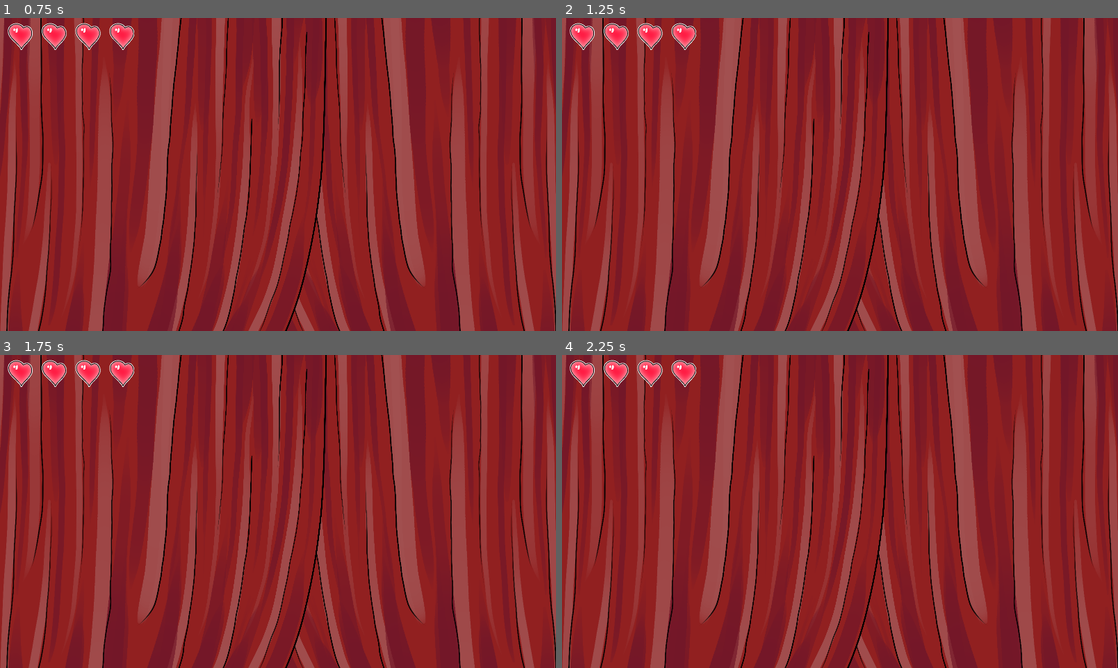
Above: before the commit, frames 1-4 (two rows, left to right).
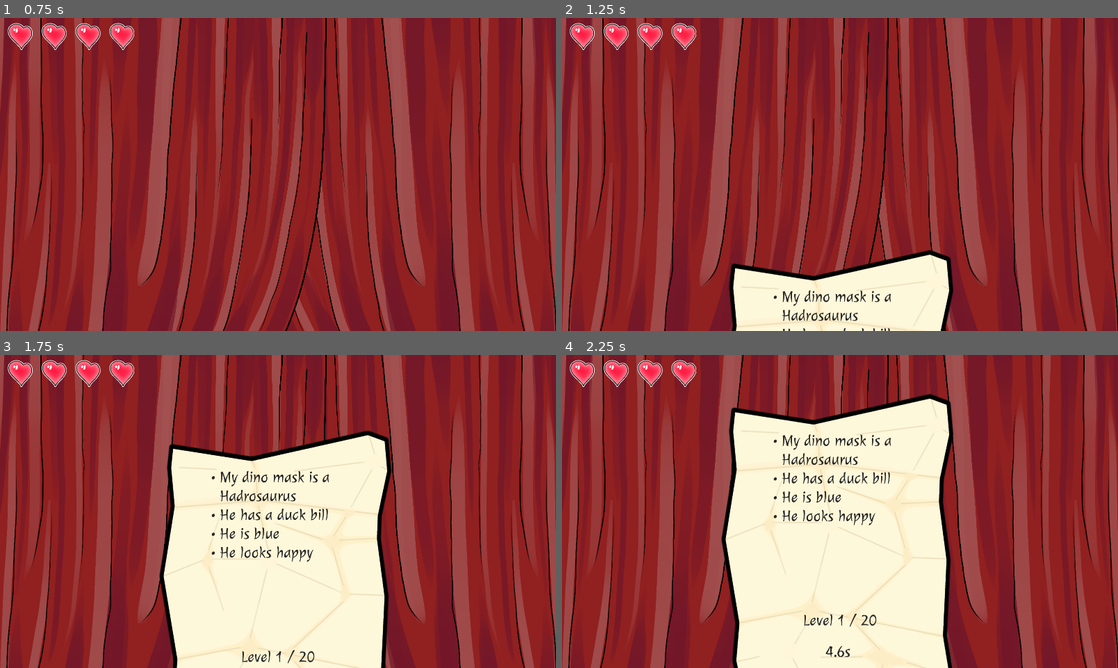
Above: after the commit, the same moments.

Repository: ValetNoir/ggj_2026
Game: Godot game, scene res://scenes/game.tscn
The game is run twice, just before and just after one commit, with the same random seed, the same clock (stepped at 60 frames per second) and the same inputs.
Inputs (mouse positions are in pixels of both pictures, inside the frame that each line leads up to):
- Up to frame 1 (0.75 s): click "Play" at 0.5 s
- Up to frame 2 (1.25 s): no input
- Up to frame 3 (1.75 s): tap Enter at 1.25 s; move the mouse to (400, 495) at 1.27 s; click (400, 495) at 1.42 s
- Up to frame 4 (2.25 s): move the mouse to (728, 527) at 2.02 s; click (728, 527) at 2.17 s

Frame 1 is identical in both runs. In frame 2, 8.4% of the frame differs, in the area x 30-71%, y 74-100%; in frame 3, 28%; in frame 4, 33%, in the area x 28-71%, y 12-100%.
Error before the commit: Cannot call method 'hide' on a null value. (res://scripts/game.gd:89)

Commit message:
last sfx

Diff:
--- a/scenes/game.tscn
+++ b/scenes/game.tscn
@@ -34,12 +34,16 @@
 [ext_resource type="PackedScene" uid="uid://cbnk1b7crmvpp" path="res://scenes/upper_menu.tscn" id="30_wljb1"]
 [ext_resource type="LabelSettings" uid="uid://dqpe5etala8ng" path="res://ressources/themes/game_over_label.tres" id="31_js0lu"]
 [ext_resource type="Texture2D" uid="uid://d31ero2p8t5yd" path="res://assets/ui/papier_froisse.png" id="32_gxtfn"]
+[ext_resource type="FontFile" uid="uid://m33ipl5yk6bl" path="res://ressources/fonts/Julee-Regular.ttf" id="32_twgab"]
 [ext_resource type="PackedScene" uid="uid://bpjlypaco6u3g" path="res://scenes/audio_manager.tscn" id="35_gxtfn"]
 
 [sub_resource type="Theme" id="Theme_qouja"]
 
 [sub_resource type="Theme" id="Theme_js0lu"]
-Button/font_sizes/font_size = 50
+Button/colors/font_outline_color = Color(0, 0, 0, 1)
+Button/constants/outline_size = 12
+Button/font_sizes/font_size = 80
+Button/fonts/font = ExtResource("32_twgab")
 
 [node name="Game" type="Node2D" unique_id=607520342]
 script = ExtResource("1_uwrxv")
@@ -176,6 +180,7 @@
 label_settings = ExtResource("31_js0lu")
 
 [node name="PlayButton" type="Button" parent="CanvasLayer/TitleMenu" unique_id=1878440867]
+custom_minimum_size = Vector2(300, 100)
 layout_mode = 1
 anchors_preset = 8
 anchor_left = 0.5
@@ -193,6 +198,7 @@
 
 [node name="Lore" type="Control" parent="CanvasLayer/TitleMenu" unique_id=1939744134]
 unique_name_in_owner = true
+visible = false
 anchors_preset = 0
 offset_left = 502.0
 offset_top = 37.0
--- a/scripts/curtains.gd
+++ b/scripts/curtains.gd
@@ -7,11 +7,12 @@
 	pass
 
 func close_curtains() -> void:
+	SignalBus.play_sfx.emit(SignalBus.SFX.CLOSE_CURTAIN)
 	await _set_curtains_closed(true)
 
 func open_curtains() -> void:
+	SignalBus.play_sfx.emit(SignalBus.SFX.OPEN_CURTAIN)
 	await _set_curtains_closed(false)
-
 
 func _set_curtains_closed(closed: bool) -> void:
 	var target_position: Vector2 = Vector2.ZERO
--- a/scripts/game.gd
+++ b/scripts/game.gd
@@ -11,7 +11,7 @@
 @onready var game_over_menu: Control = %GameOverMenu
 @onready var title_menu: Control = %TitleMenu
 @onready var lore: Control = %Lore
-@onready var level_counter: RichTextLabel = $CanvasLayer/LevelCounter
+@onready var level_counter: RichTextLabel = $CanvasLayer/InfoFlash/LevelCounter
 
 signal level_loaded(level_index: int, levels_count: int)
 
--- a/scripts/info_flash.gd
+++ b/scripts/info_flash.gd
@@ -18,6 +18,7 @@
 	show()
 	var tween1 = get_tree().create_tween()
 	tween1.tween_property(self, 'position', Vector2.ZERO, tween_duration)
+	SignalBus.play_sfx.emit(SignalBus.SFX.HINT)
 	await tween1.finished
 	timer_label.show()
 	timer.wait_time = duration
@@ -27,6 +28,7 @@
 	var tween2 = get_tree().create_tween()
 	tween2.tween_property(self, 'position', offset, tween_duration)
 	tween2.tween_callback(hide)
+	SignalBus.play_sfx.emit(SignalBus.SFX.HINT)
 	await tween2.finished
 
 func _gui_input(event: InputEvent) -> void:
@@ -38,64 +40,65 @@
 
 func set_description(description: Description):
 	var text: String = ""
-	#text += str("[ul]")
+	var line_break = str("
+")
 	match description.species:
 		Description.Species.DIPLODOCUS:
-			text += str("[ul]My dino mask is a [font_size=54]Diplodocus[/font_size][br]")
-			text += str("His head is pear-shaped[br]")
+			text += str("[ul]My dino mask is a [font_size=54]Diplodocus[/font_size]")
+			text += str(line_break, "His head is pear-shaped")
 		Description.Species.BRACHIOSAURUS:
-			text += str("[ul]My dino mask is a [font_size=54]Brachiosaurus[/font_size][br]")
-			text += str("His head is pear-shaped[br]")
-			text += str("He has a crest[br]")
+			text += str("[ul]My dino mask is a [font_size=54]Brachiosaurus[/font_size]")
+			text += str(line_break, "His head is pear-shaped")
+			text += str(line_break, "He has a crest")
 		Description.Species.TRICERATOPS:
-			text += str("[ul]My dino mask is a [font_size=54]Triceratops[/font_size][br]")
-			text += str("He has a frill[br]")
-			text += str("He has a beak[br]")
+			text += str("[ul]My dino mask is a [font_size=54]Triceratops[/font_size]")
+			text += str(line_break, "He has a frill")
+			text += str(line_break, "He has a beak")
 		Description.Species.PROTOCERATOPS:
-			text += str("[ul]My dino mask is a [font_size=54]Protoceratops[/font_size][br]")
-			text += str("He has a frill[br]")
-			text += str("He has a beak[br]")
+			text += str("[ul]My dino mask is a [font_size=54]Protoceratops[/font_size]")
+			text += str(line_break, "He has a frill")
+			text += str(line_break, "He has a beak")
 		Description.Species.TYRANNOSAURUS:
-			text += str("[ul]My dino mask is a [font_size=54]Tyrannosaurus[/font_size][br]")
-			text += str("He has a teethed mouth[br]")
+			text += str("[ul]My dino mask is a [font_size=54]Tyrannosaurus[/font_size]")
+			text += str(line_break, "He has a teethed mouth")
 		Description.Species.CERATOSAURUS:
-			text += str("[ul]My dino mask is a [font_size=54]Ceratosaurus[/font_size][br]")
-			text += str("He has a teethed mouth[br]")
-			text += str("He has a horn[br]")
+			text += str("[ul]My dino mask is a [font_size=54]Ceratosaurus[/font_size]")
+			text += str(line_break, "He has a teethed mouth")
+			text += str(line_break, "He has a horn")
 		Description.Species.HADROSAURUS:
-			text += str("[ul]My dino mask is a [font_size=54]Hadrosaurus[/font_size][br]")
-			text += str("He has a duck bill[br]")
+			text += str("[ul]My dino mask is a [font_size=54]Hadrosaurus[/font_size]")
+			text += str(line_break, "He has a duck bill")
 		Description.Species.PARASAUROLOPHUS:
-			text += str("[ul]My dino mask is a [font_size=54]Parasaurolophus[/font_size][br]")
-			text += str("He has a crest[br]")
-			text += str("He has a duck bill[br]")
+			text += str("[ul]My dino mask is a [font_size=54]Parasaurolophus[/font_size]")
+			text += str(line_break, "He has a crest")
+			text += str(line_break, "He has a duck bill")
 		Description.Species.OVIRAPTOR:
-			text += str("[ul]My dino mask is a [font_size=54]Oviraptor[/font_size][br]")
-			text += str("He has a crest[br]")
-			text += str("He has a beak[br]")
+			text += str("[ul]My dino mask is a [font_size=54]Oviraptor[/font_size]")
+			text += str(line_break, "He has a crest")
+			text += str(line_break, "He has a beak")
 		_:
 			pass
 	match description.color:
 		Description.MaskColor.RED:
-			text += str("He is red[br]")
+			text += str(line_break, "He is red")
 		Description.MaskColor.GREEN:
-			text += str("He is green[br]")
+			text += str(line_break, "He is green")
 		Description.MaskColor.BLUE:
-			text += str("He is blue[br]")
+			text += str(line_break, "He is blue")
 		_:
 			pass
 	match description.pattern:
 		Description.Pattern.DOTS:
-			text += str("He is covered in dots[br]")
+			text += str(line_break, "He is covered in dots")
 		Description.Pattern.FEATHERS:
-			text += str("He is covered in feathers[br]")
+			text += str(line_break, "He is covered in feathers")
 		_:
 			pass
 	match description.emotion:
 		Description.Emotion.HAPPY:
-			text += str("He looks happy[br][/ul]")
+			text += str(line_break, "He looks happy[/ul]")
 		Description.Emotion.SAD:
-			text += str("He looks sad[br][/ul]")
+			text += str(line_break, "He looks sad[/ul]")
 		_:
 			pass
 	update_text(text)
Not shown: 1 places in scenes/curtains.tscn that only renumber resources
